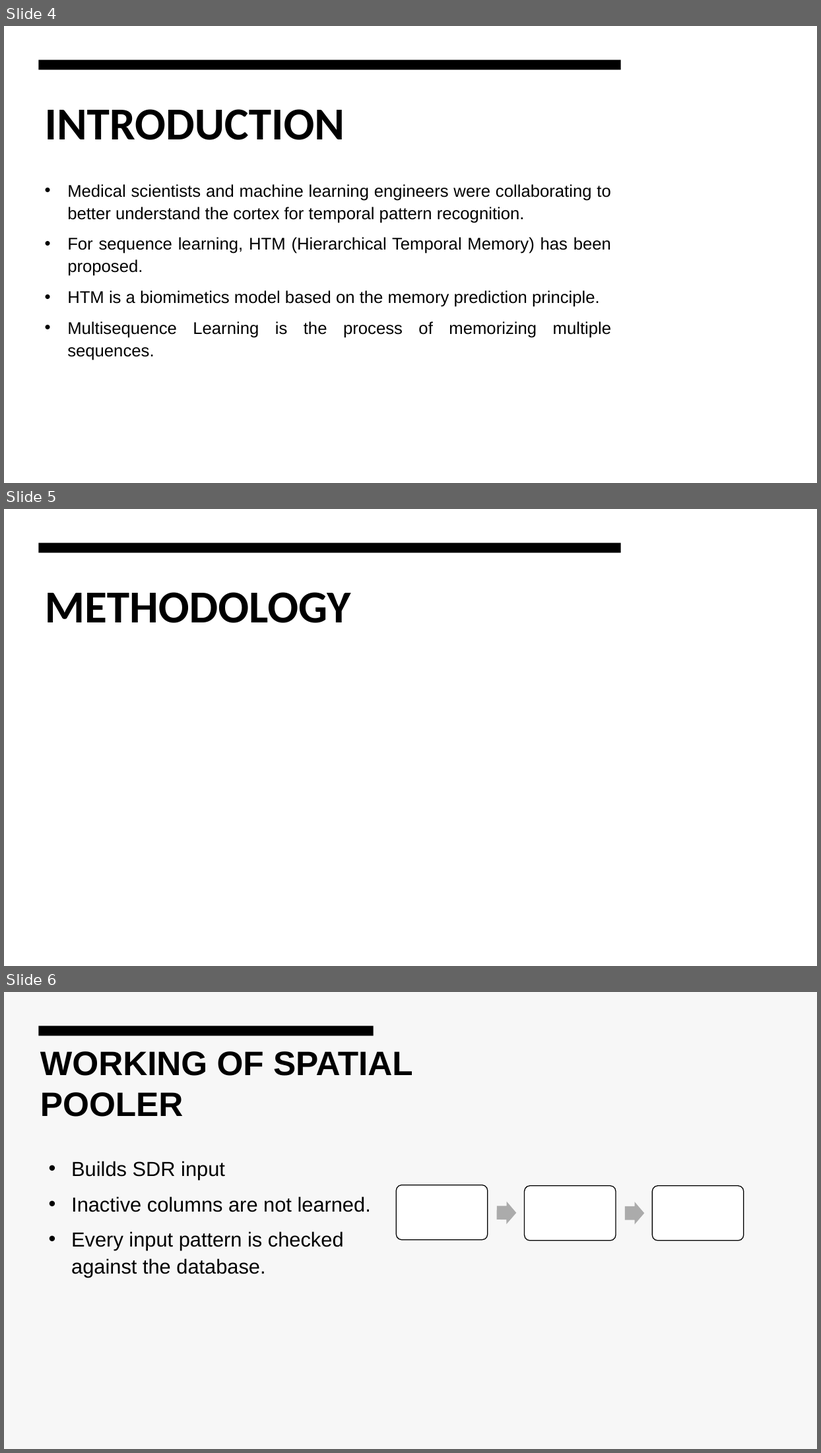
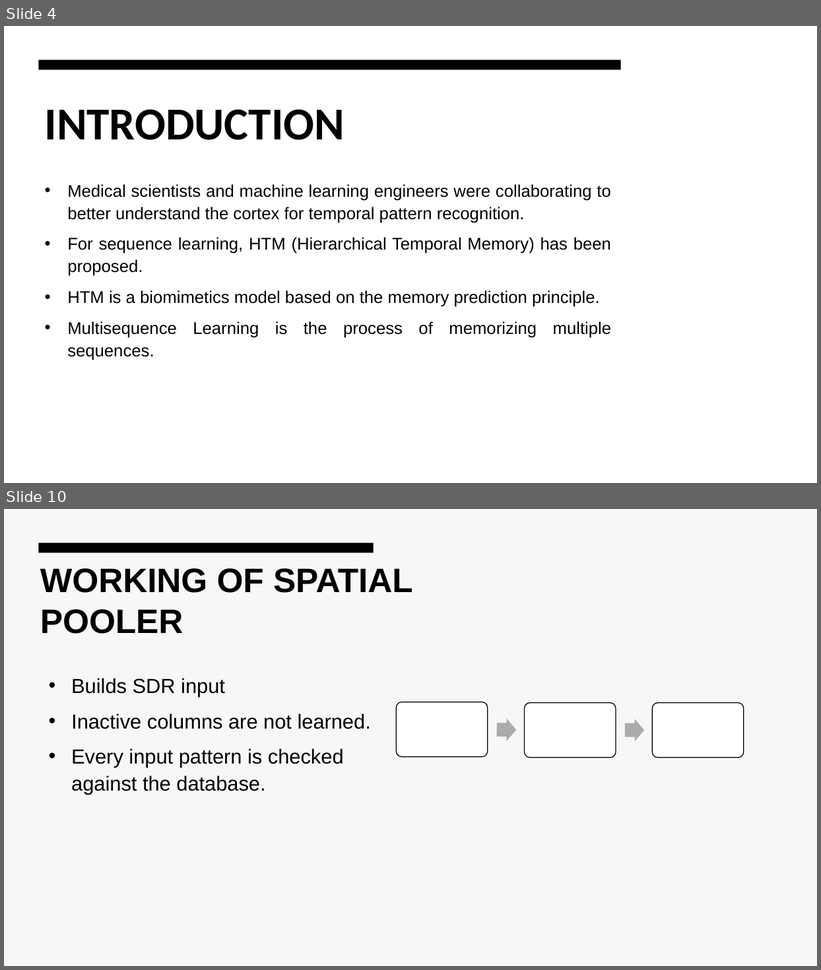
Before and after one commit to faizmohammedkhan7/neocortexapi, a slide deck: source/MySEProject/Documentation/ML-22-23-15 Approve Prediction of Multisequence Learning .pptx. Shown one above the other, each under a label of ours: slides 4, 5 and 6 before the commit, slides 4 and 10 after it; the slides between them are not shown. The pictures are 821x1453 and 821x970 pixels, drawn with LibreOffice and Linux fonts; fonts in the diff are those of the drawing. Boxes give left, top, right and bottom in pixels: in the first picture for what was removed or moved away, otherwise in the second. Text is boxed around its words. In the diff, an @@ line names an element or a change of style, - is before the commit and + after.

```diff
--- a/source/MySEProject/Documentation/ML-22-23-15 Approve Prediction of Multisequence Learning .pptx
+++ b/source/MySEProject/Documentation/ML-22-23-15 Approve Prediction of Multisequence Learning .pptx
@@ slide 5 removed at (4, 509, 817, 966), background #FFFFFF @@
@@ rectangle removed at (4, 509, 817, 966) @@
@@ rectangle removed at (39, 543, 621, 553) @@
@@ title removed at (45, 592, 351, 623) @@
-METHODOLOGY
@@ what was slide 6 is now slide 10 @@
```
Also in this commit, not shown: 1 slide changed, 5 slides added.
